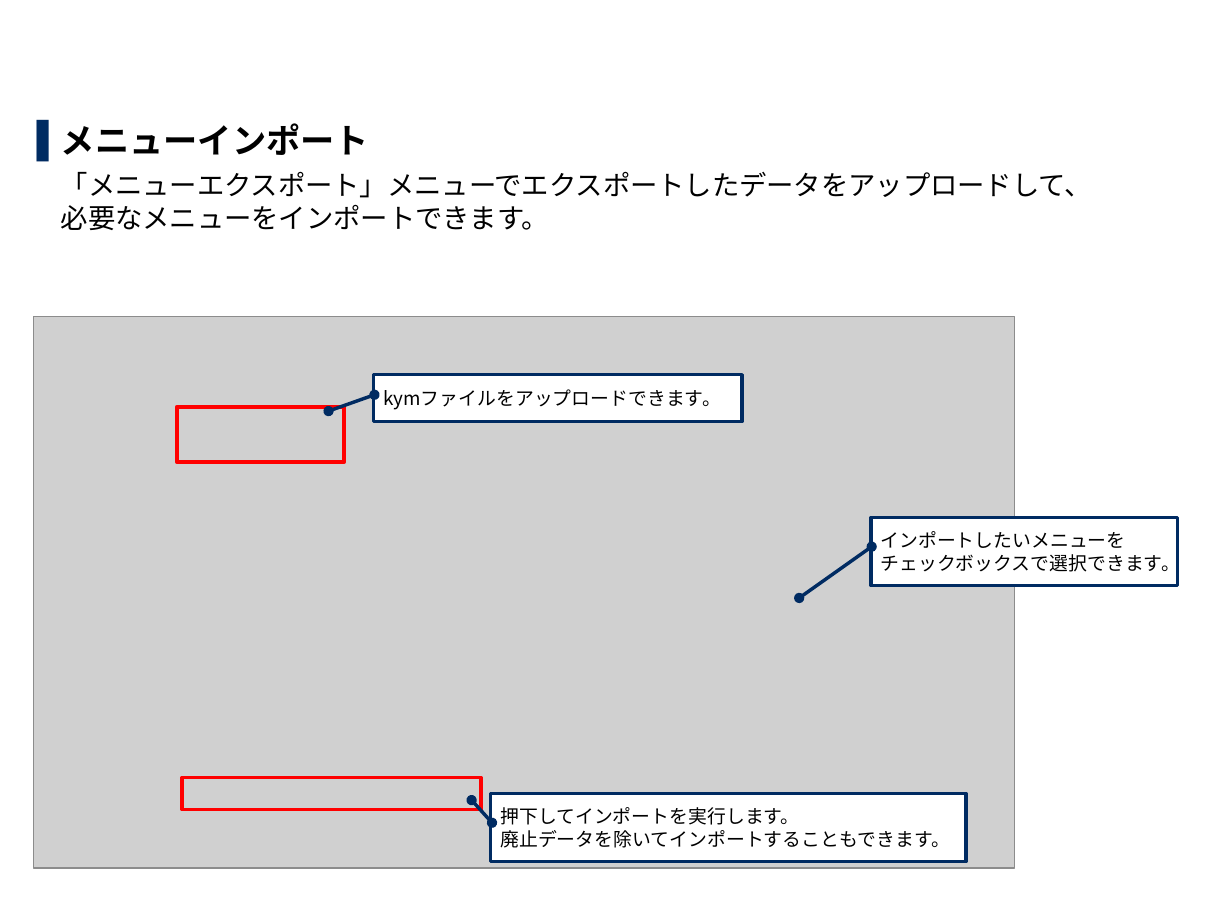
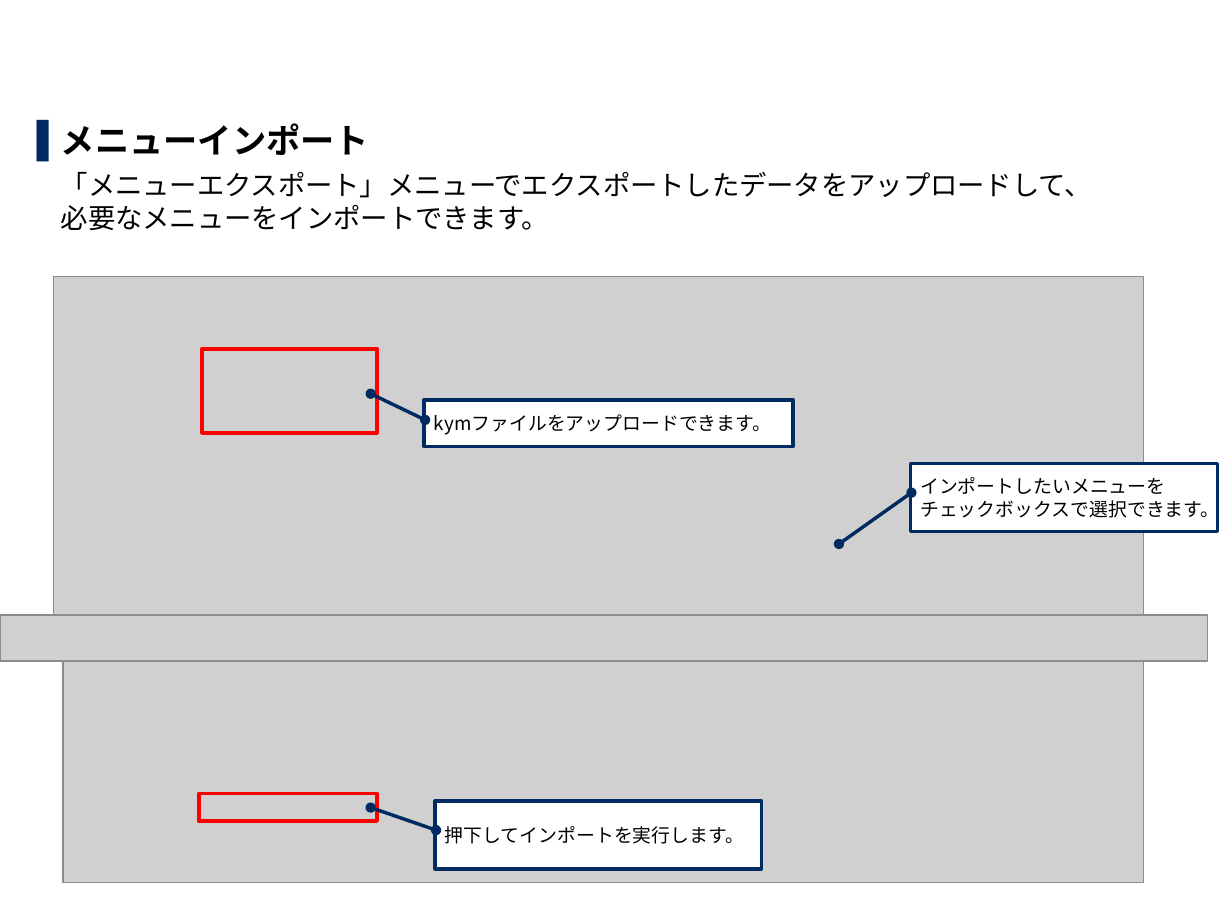
Before and after one commit to exastro-suite/it-automation-docs, a slide deck: slide 15 of asset/Learn_ja/ITA-export-import_classroom_lecture.pptx. Drawn at 1232x924 pixels with LibreOffice and Linux fonts; fonts in the diff are those of the drawing; grey boxes stand for pictures; background and template pictures are left out. Boxes give left, top, right and bottom in pixels: in the first picture for what was removed or moved away, otherwise in the second. Text is boxed around its words. In the diff, an @@ line names an element or a change of style, - is before the commit and + after.

```diff
--- a/asset/Learn_ja/ITA-export-import_classroom_lecture.pptx
+++ b/asset/Learn_ja/ITA-export-import_classroom_lecture.pptx
@@ picture added at box(53, 277, 1143, 638) @@
@@ picture removed at box(33, 317, 1014, 869) @@
@@ rectangle: place and size @@
-rectangle at box(176, 407, 344, 462)
+rectangle at box(202, 349, 377, 432)
@@ border callout "kymファイルをアップロードできます。": place and size @@
-border callout "kymファイルをアップロードできます。" at box(373, 375, 742, 421)
+border callout "kymファイルをアップロードできます。" at box(424, 400, 792, 447)
@@ border callout "kymファイルをアップロードできます。" at box(424, 400, 792, 447): proportions changed @@
@@ border callout "インポートしたいメニューを チェックボックスで選択できます。": place and size @@
-border callout "インポートしたいメニューを チェックボックスで選択できます。" at box(871, 517, 1178, 585)
+border callout "インポートしたいメニューを チェックボックスで選択できます。" at box(910, 463, 1217, 531)
@@ picture added at box(0, 615, 1207, 660) @@
@@ picture added at box(63, 655, 1143, 882) @@
@@ rectangle: place and size @@
-rectangle at box(182, 777, 480, 809)
+rectangle at box(198, 793, 377, 821)
@@ border callout "押下してインポートを実行します。" at box(435, 801, 761, 869): proportions changed @@
@@ border callout "押下してインポートを実行します。": place and size @@
-border callout "押下してインポートを実行します。" at box(490, 793, 966, 861)
+border callout "押下してインポートを実行します。" at box(435, 801, 761, 869)
@@ text in border callout at box(445, 826, 744, 844): text changed @@
-押下してインポートを実行します。
-廃止データを除いてインポートすることもできます。
+押下してインポートを実行します。
```
Also in this commit, not shown: 9 other slides changed, 1 other file.
